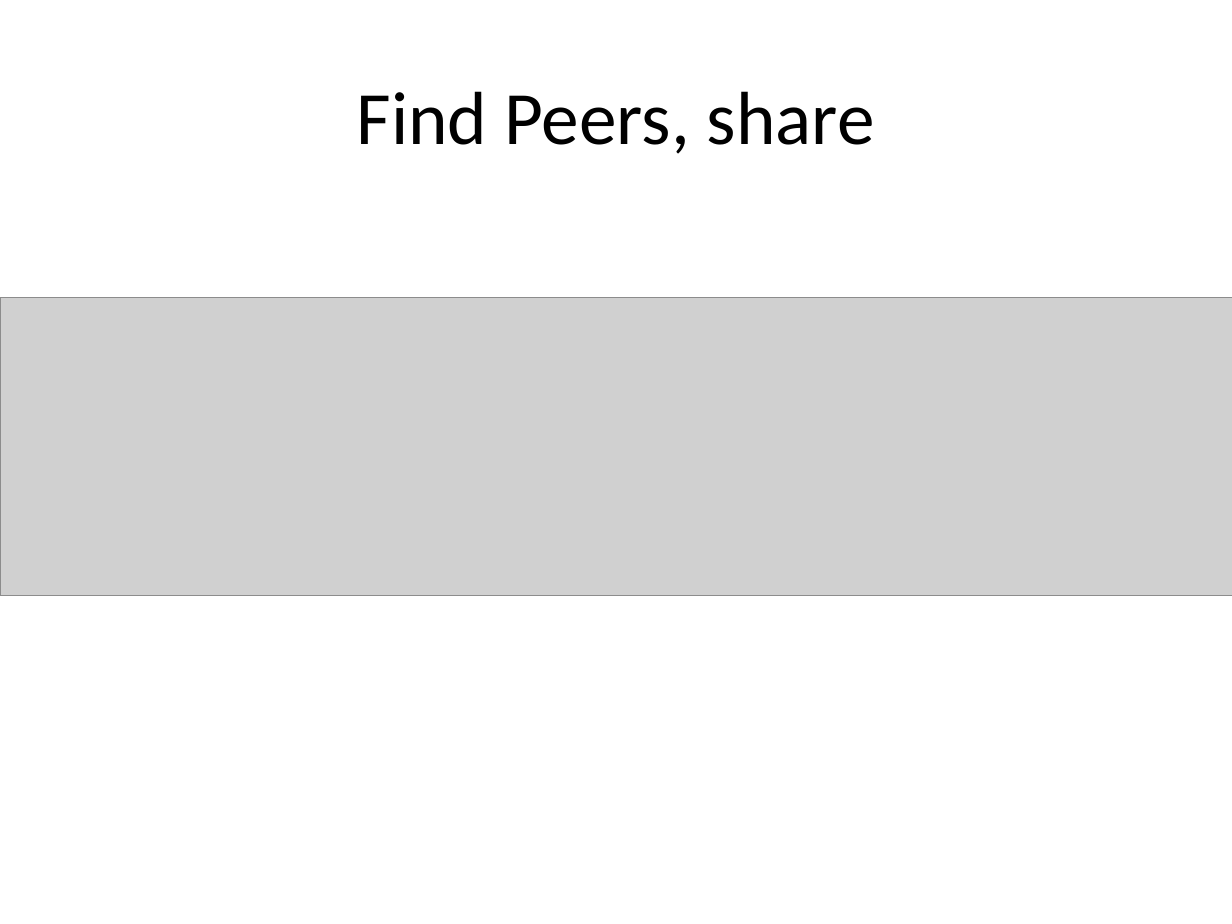
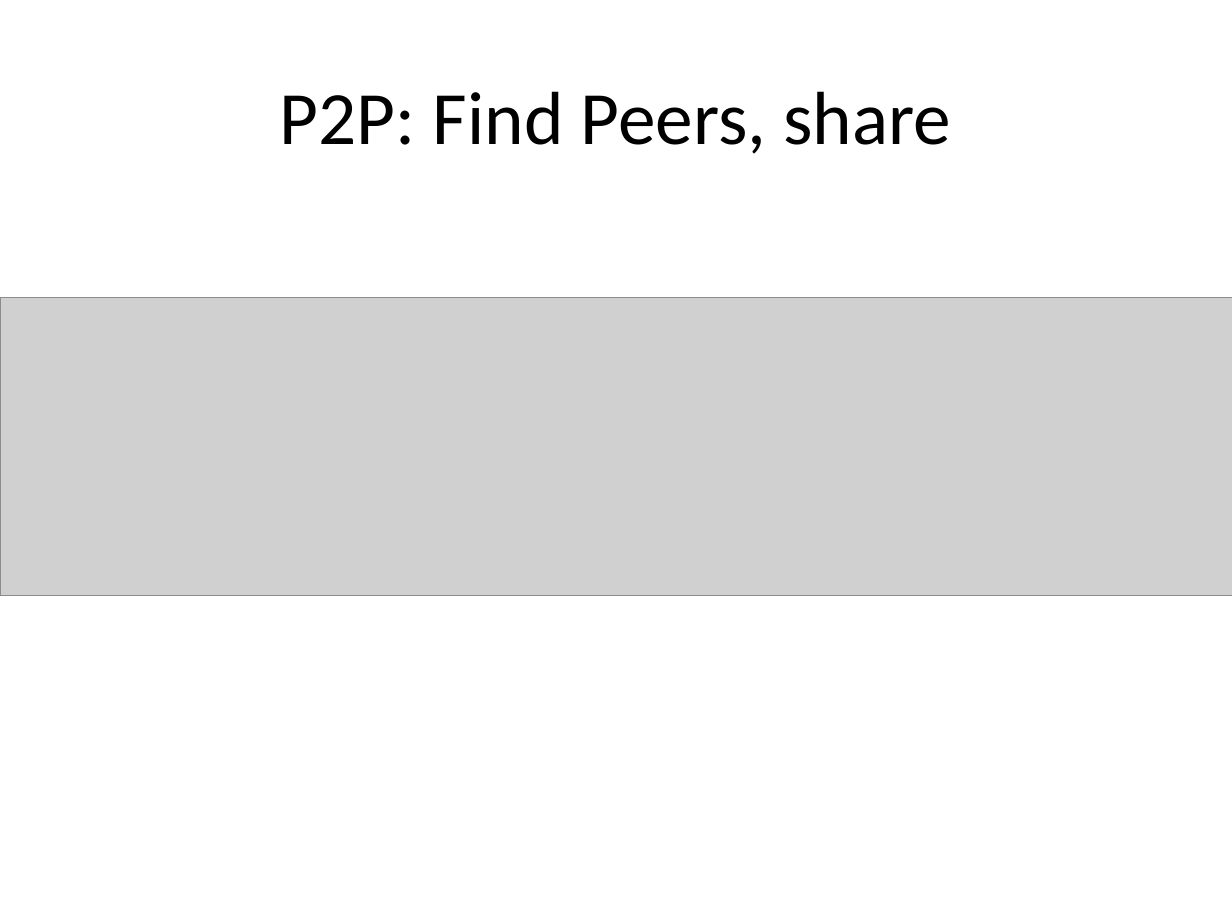
Before and after one commit to rdp/p2pwebclient, a slide deck: slide 16 of thesis_presentation/How to Make the Internet Faster.pptx. Drawn at 1232x924 pixels with LibreOffice and Linux fonts; fonts in the diff are those of the drawing; grey boxes stand for pictures. Boxes give left, top, right and bottom in pixels: in the first picture for what was removed or moved away, otherwise in the second. Text is boxed around its words. In the diff, an @@ line names an element or a change of style, - is before the commit and + after.

Commit message:
minor

```diff
--- a/thesis_presentation/How to Make the Internet Faster.pptx
+++ b/thesis_presentation/How to Make the Internet Faster.pptx
@@ title at bbox=[280, 91, 951, 154]: text changed @@
-Find Peers, share
+P2P: Find Peers, share
```
